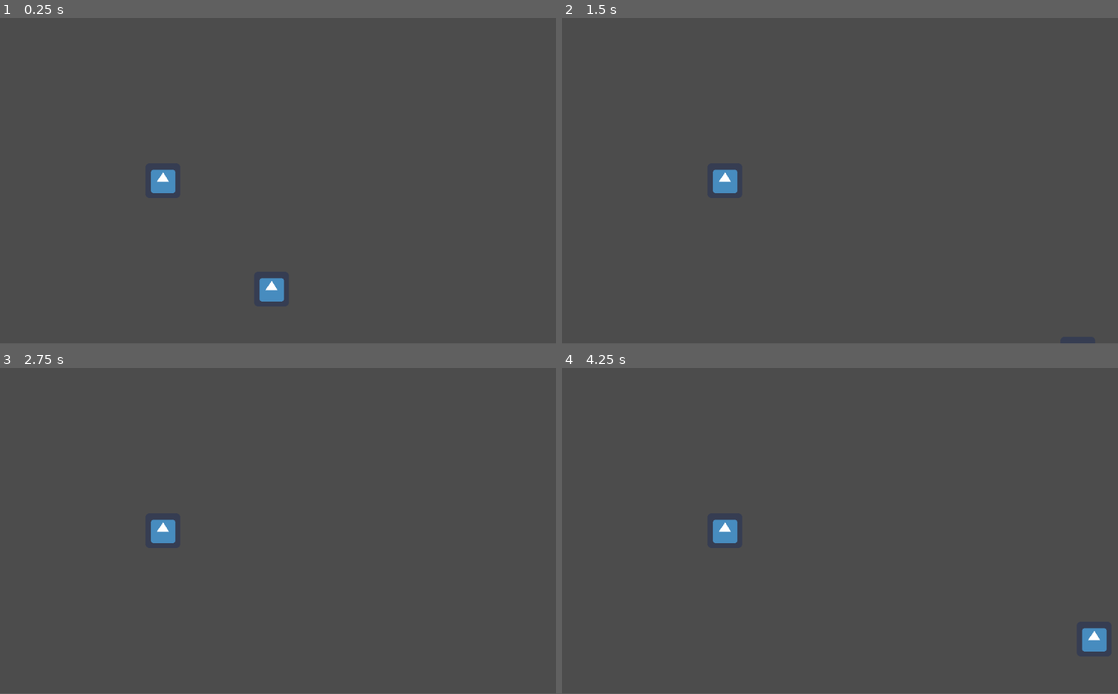
Above: before the commit, frames 1-4 (two rows, left to right).
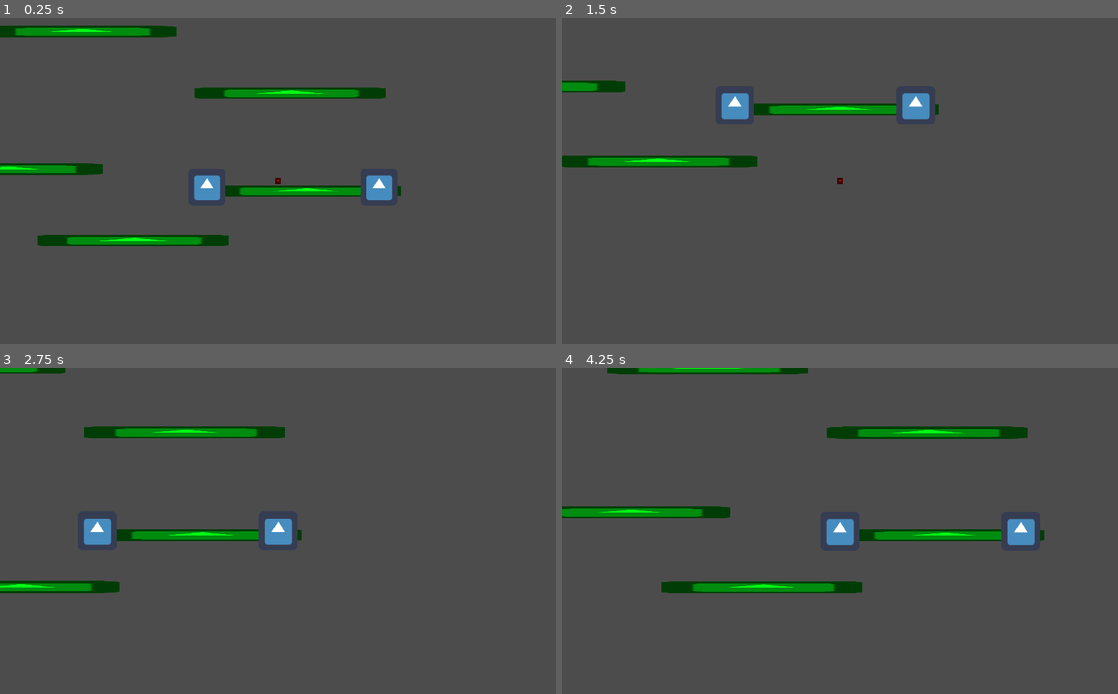
Above: after the commit, the same moments.

Repository: alessioC42/GamesTalenteGandalf
Game: Godot game, scene res://game/game.tscn
The game is run twice, just before and just after one commit, with the same random seed, the same clock (stepped at 60 frames per second) and the same inputs. This scene is started directly instead of the project's main scene. The engine's default icon, where the game draws it, is replaced by a stand-in: a white triangle on a blue panel in a dark square.
Inputs:
- Up to frame 1 (0.25 s): no input
- Up to frame 2 (1.5 s): hold Right (ui_right) 0.53-1.28 s; hold Down (ui_down) from 1.28 s (still down)
- Up to frame 3 (2.75 s): release Down (ui_down) at 2.03 s; hold Right (ui_right) from 2.03 s (still down)
- Up to frame 4 (4.25 s): release Right (ui_right) at 2.78 s; hold Up (ui_up) 2.78-3.53 s; hold Left (ui_left) from 3.53 s (still down)
In our replay, the window is 800x468 before the commit and 800x469 after it. These sizes can differ from the game's own. Grey fills any space a smaller window leaves; there, only what the larger window draws over its background counts as a difference.

The runs differ from the first frame. In frame 1, 6.4% of the frame differs, in the area x 0-73%, y 2-87%; in frame 2, 3.8%; in frame 3, 4.2%; in frame 4, 6.8%, in the area x 0-98%, y 0-87%.

Commit message:
colision moovement

Diff:
--- /dev/null
+++ b/client/game/cam.gd
@@ -0,0 +1,27 @@
+extends Camera2D
+
+const SMOOTHNESS = 0.14
+const ZOOM_SMOOTHNESS = 0.05
+const SAFETY_MARGIN = 128 # Set to smth higher than player sprite size, extends the cameras view
+const ZOOM_MIN = 0.9
+const ZOOM_MAX = 10.0
+
+onready var DEFAULTAREA : Vector2 = get_viewport_rect().size
+
+func _process(delta):
+
+	var center = (global.get_position_self_as_vec2() + global.get_position_mate_as_vec2()) / 2
+	global_position = lerp(global_position, center, SMOOTHNESS)
+
+	var width = global.position_self["x"] - global.position_mate["x"]
+	var height = global.position_self["y"] - global.position_mate["y"]
+	width = abs(width) + SAFETY_MARGIN
+	height = abs(height) + SAFETY_MARGIN
+	var percentage_width = width / DEFAULTAREA.x
+	var percentage_height = height / DEFAULTAREA.y
+	var percentage = max(percentage_height, percentage_width)
+
+	percentage = clamp(percentage, ZOOM_MIN, ZOOM_MAX)
+	if (percentage != 0):
+		zoom.x = lerp(zoom.x, percentage, ZOOM_SMOOTHNESS)
+		zoom.y = lerp(zoom.x, percentage, ZOOM_SMOOTHNESS)
--- a/client/game/game.gd
+++ b/client/game/game.gd
@@ -3,43 +3,43 @@
 
 onready var _global = get_node("/root/global")
 var player_scene = preload("res://game/player/player.tscn")
+var mate_scene = preload("res://game/mate/mate.tscn")
 var player = player_scene.instance()
-var mate = player_scene.instance()
+var mate = mate_scene.instance()
 
 
 func _ready():
 	add_child(player)
 	add_child(mate)
+	if _global.host:
+		player.position.x = 100
+		player.position.y = 100
+		mate.position.x = 400
+		mate.position.y = 100
+	else:
+		player.position.x = 400
+		player.position.y = 100
+		mate.position.x = 100
+		mate.position.y = 100
+
+func _process(delta):
+	send_input()
 
 
-func _process(delta):
-	get_input()
-	set_positions()
+func send_input():
+	var pos = _global.position_self
+	var input = "0000"
 
-
-func set_positions(): #move the player
-	mate.position.x = _global.position_mate["x"]
-	mate.position.y = _global.position_mate["y"]
-	player.position.x = _global.position_self["x"]
-	player.position.y = _global.position_self["y"]
-
-
-
-func get_input():
-	var pos = _global.position_self
-	var input_happened = false
 	if Input.is_action_pressed("ui_right"):
-		input_happened = true
+		input[0] = "1"
 		pos.x += _global.speed
-		print("hello")
 	if Input.is_action_pressed("ui_left"):
-		input_happened = true
+		input[1] = "1"
 		pos.x -= _global.speed
 	if Input.is_action_pressed("ui_down"):
-		input_happened = true
+		input[2] = "1"
 		pos.y += _global.speed
 	if Input.is_action_pressed("ui_up"):
-		input_happened = true
+		input[3] = "1"
 		pos.y -= _global.speed
-	WebSocket._send_pos(pos.x, pos.y)
-	input_happened = false
+	WebSocket._send_input(input)
--- a/client/game/game.tscn
+++ b/client/game/game.tscn
@@ -1,6 +1,52 @@
-[gd_scene load_steps=2 format=2]
+[gd_scene load_steps=4 format=2]
 
 [ext_resource path="res://game/game.gd" type="Script" id=1]
+[ext_resource path="res://game/cam.gd" type="Script" id=2]
+[ext_resource path="res://icon.png" type="Texture" id=3]
 
 [node name="game" type="Node2D"]
 script = ExtResource( 1 )
+
+[node name="cam" type="Camera2D" parent="."]
+current = true
+script = ExtResource( 2 )
+
+[node name="Sprite" type="Sprite" parent="cam"]
+modulate = Color( 1, 0, 0, 1 )
+scale = Vector2( 0.15625, 0.15625 )
+texture = ExtResource( 3 )
+
+[node name="Sprite" type="Sprite" parent="."]
+modulate = Color( 0, 1, 0.0784314, 1 )
+position = Vector2( -119, -170 )
+scale = Vector2( 5.20313, 0.3125 )
+z_index = -5
+texture = ExtResource( 3 )
+
+[node name="Sprite2" type="Sprite" parent="."]
+modulate = Color( 0, 1, 0.0784314, 1 )
+position = Vector2( 245, -63 )
+scale = Vector2( 5.20313, 0.3125 )
+z_index = -5
+texture = ExtResource( 3 )
+
+[node name="Sprite3" type="Sprite" parent="."]
+modulate = Color( 0, 1, 0.0784314, 1 )
+position = Vector2( 272, 107 )
+scale = Vector2( 5.20313, 0.3125 )
+z_index = -5
+texture = ExtResource( 3 )
+
+[node name="Sprite4" type="Sprite" parent="."]
+modulate = Color( 0, 1, 0.0784314, 1 )
+position = Vector2( -29, 193 )
+scale = Vector2( 5.20313, 0.3125 )
+z_index = -5
+texture = ExtResource( 3 )
+
+[node name="Sprite5" type="Sprite" parent="."]
+modulate = Color( 0, 1, 0.0784314, 1 )
+position = Vector2( -248, 69 )
+scale = Vector2( 5.20313, 0.3125 )
+z_index = -5
+texture = ExtResource( 3 )
--- /dev/null
+++ b/client/game/mate/mate.gd
@@ -0,0 +1,22 @@
+extends KinematicBody2D
+
+onready var _global = get_node("/root/global")
+
+var velocity = Vector2()
+
+func get_input():
+	velocity = Vector2()
+	if _global.input_mate[0] == "1":
+		velocity.x += 1
+	if _global.input_mate[1] == "1":
+		velocity.x -= 1
+	if _global.input_mate[2] == "1":
+		velocity.y += 1
+	if _global.input_mate[3] == "1":
+		velocity.y -= 1
+	velocity = velocity.normalized() * _global.speed
+
+func _physics_process(delta):
+	get_input()
+	velocity = move_and_slide(velocity)
+	_global.position_mate = {"x": position.x, "y": position.y}
--- a/client/game/mate/mate.tscn
+++ b/client/game/mate/mate.tscn
@@ -1,13 +1,15 @@
-[gd_scene load_steps=3 format=2]
+[gd_scene load_steps=4 format=2]
 
 [ext_resource path="res://icon.png" type="Texture" id=1]
+[ext_resource path="res://game/mate/mate.gd" type="Script" id=2]
 
 [sub_resource type="RectangleShape2D" id=1]
 extents = Vector2( 25.9774, 26.4227 )
 
-[node name="KinematicBody2D" type="KinematicBody2D" groups=[
+[node name="mate" type="KinematicBody2D" groups=[
 "mate",
 ]]
+script = ExtResource( 2 )
 
 [node name="CollisionShape2D" type="CollisionShape2D" parent="."]
 shape = SubResource( 1 )
--- /dev/null
+++ b/client/game/player/player.gd
@@ -0,0 +1,23 @@
+extends KinematicBody2D
+
+onready var _global = get_node("/root/global")
+
+var velocity = Vector2()
+
+func get_input():
+	velocity = Vector2()
+	if _global.input_self[0] == "1":
+		velocity.x += 1
+	if _global.input_self[1] == "1":
+		velocity.x -= 1
+	if _global.input_self[2] == "1":
+		velocity.y += 1
+	if _global.input_self[3] == "1":
+		velocity.y -= 1
+
+	velocity = velocity.normalized() * _global.speed
+
+func _physics_process(delta):
+	get_input()
+	velocity = move_and_slide(velocity)
+	_global.position_self = {"x": position.x, "y": position.y}
--- a/client/game/player/player.tscn
+++ b/client/game/player/player.tscn
@@ -1,13 +1,15 @@
-[gd_scene load_steps=3 format=2]
+[gd_scene load_steps=4 format=2]
 
 [ext_resource path="res://icon.png" type="Texture" id=1]
+[ext_resource path="res://game/player/player.gd" type="Script" id=2]
 
 [sub_resource type="RectangleShape2D" id=1]
 extents = Vector2( 28.2225, 28.6141 )
 
-[node name="KinematicBody2D" type="KinematicBody2D" groups=[
+[node name="player" type="KinematicBody2D" groups=[
 "player",
 ]]
+script = ExtResource( 2 )
 
 [node name="CollisionShape2D" type="CollisionShape2D" parent="."]
 shape = SubResource( 1 )
--- a/client/menue/Control.gd
+++ b/client/menue/Control.gd
@@ -7,9 +7,6 @@
 onready var joinLobbyButton = $joinLobbyButton
 onready var statusLabel = $statusLabel
 onready var webSocketScript = get_node("/root/WebSocket")
-
-func _ready():
-	pass
 
 
 func _on_createLobbyButton_pressed():
--- a/client/menue/mainmenue.tscn
+++ b/client/menue/mainmenue.tscn
@@ -1,28 +1,6 @@
-[gd_scene load_steps=8 format=2]
+[gd_scene load_steps=2 format=2]
 
 [ext_resource path="res://menue/Control.gd" type="Script" id=2]
-[ext_resource path="res://menue/HachicroUndertaleBattleFontRegular-L3zlg.ttf" type="DynamicFontData" id=3]
-
-[sub_resource type="DynamicFont" id=1]
-size = 33
-font_data = ExtResource( 3 )
-
-[sub_resource type="DynamicFont" id=2]
-size = 36
-extra_spacing_top = 2
-font_data = ExtResource( 3 )
-
-[sub_resource type="DynamicFont" id=3]
-size = 35
-font_data = ExtResource( 3 )
-
-[sub_resource type="DynamicFont" id=4]
-size = 34
-font_data = ExtResource( 3 )
-
-[sub_resource type="DynamicFont" id=5]
-size = 34
-font_data = ExtResource( 3 )
 
 [node name="mainmenue" type="Node2D"]
 
@@ -39,7 +17,6 @@
 margin_top = 59.0
 margin_right = 1025.0
 margin_bottom = 129.0
-custom_fonts/font = SubResource( 1 )
 text = "create lobby"
 flat = false
 
@@ -49,7 +26,6 @@
 margin_top = 148.0
 margin_right = 1024.0
 margin_bottom = 192.0
-custom_fonts/font = SubResource( 2 )
 text = "XXXXX"
 align = 1
 valign = 1
@@ -60,14 +36,12 @@
 margin_right = 652.0
 margin_bottom = 280.0
 hint_tooltip = "Enter lobby code here."
-custom_fonts/font = SubResource( 3 )
 wrap_enabled = true
 
 [node name="joinLobbyButton" type="MenuButton" parent="Control"]
 margin_top = 329.0
 margin_right = 1024.0
 margin_bottom = 399.0
-custom_fonts/font = SubResource( 4 )
 text = "Join"
 flat = false
 __meta__ = {
@@ -78,7 +52,6 @@
 margin_top = 407.0
 margin_right = 1023.0
 margin_bottom = 601.0
-custom_fonts/font = SubResource( 5 )
 text = "Create a lobby or join a lobby to start play."
 align = 1
 valign = 1
--- a/client/project.godot
+++ b/client/project.godot
@@ -27,6 +27,10 @@
 
 WebSocket="*res://scripts/webSocket.gd"
 global="*res://scripts/global.gd"
+
+[display]
+
+window/stretch/mode="2d"
 
 [gui]
 
--- a/client/scripts/global.gd
+++ b/client/scripts/global.gd
@@ -1,8 +1,16 @@
 extends Node
 
-
-var position_mate = {"x": 300, "y": 300}
-var position_self = {"x": 500, "y": 500}
+var position_mate = {"x": 0, "y": 0}
+var position_self = {"x": 0, "y": 0}
+var input_self = "0000"
+var input_mate = "0000"
 var host = false
 var roomID = ""
-var speed = 10
+var speed = 300
+
+
+func get_position_self_as_vec2():
+	return Vector2(position_self["x"], position_self["y"])
+
+func get_position_mate_as_vec2():
+	return Vector2(position_mate["x"], position_mate["y"])
--- a/client/scripts/webSocket.gd
+++ b/client/scripts/webSocket.gd
@@ -7,7 +7,6 @@
 var _client = WebSocketClient.new()
 
 func _ready():
-
 	_client.connect("connection_closed", self, "_closed")
 	_client.connect("connection_error", self, "_closed")
 	_client.connect("connection_established", self, "_connected")
@@ -53,6 +52,9 @@
 	elif data.type == "positions":
 		_global.position_mate = data.mate
 		_global.position_self = data.me
+	elif data.type == "inputs":
+		_global.input_mate = data.mate
+		_global.input_self = data.me
 
 func _create_room():
 	_send_data('{"type":"createroom"}')
@@ -62,4 +64,8 @@
 	_send_data('{"type":"join_room", "roomID": "'+roomID+'"}')
 
 func _send_pos(x, y):
-	_send_data('{"type":"set_position","roomID": "'+_global.roomID+'" ,"position": {"x": '+str(x)+', "y": '+str(y)+'}}')
+	pass
+	#_send_data('{"type":"set_position","roomID": "'+_global.roomID+'" ,"position": {"x": '+str(x)+', "y": '+str(y)+'}}')
+
+func _send_input(inputstr):
+	_send_data('{"type":"set_input","roomID": "'+_global.roomID+'" ,"input": "'+inputstr+'"}')
Not shown, changed: server/index.js
Not shown, changed: server/package-lock.json
Not shown, changed: server/package.json
